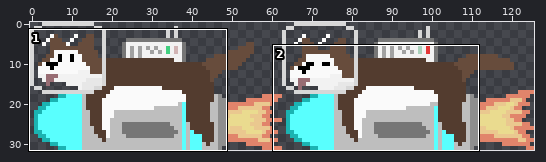
Two versions of one sprite sheet, assets/target_big2.png. Above: a wide view before the commit, with the close-up outlined.
Close-up. Before the commit:
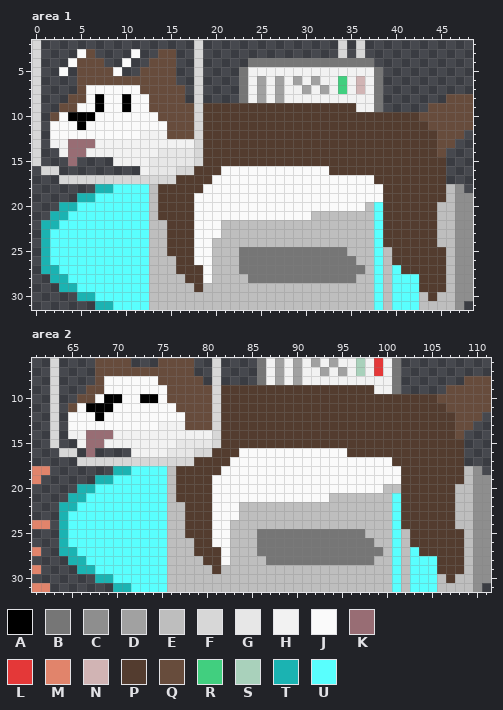
The file is 126x32 pixels. Colours within 5 levels of each other are drawn and written as one. Shown: area 1: x 0..48, y 2..31; area 2: x 61..111, y 6..31.
Palette (. is transparent): A #000000  B #767676  C #8e8e8e  D #a1a1a1  E #bebebe  F #d7d7d7  G #e7e7e7  H #f2f2f2  J #fafafa  K #986d74  L #e43838  M #e1846b  N #d1b4b4  P #533c2f  Q #674c3c  R #41cf7f  S #a9d1bb  T #1bb3b2  U #59fffe
And afterwards:
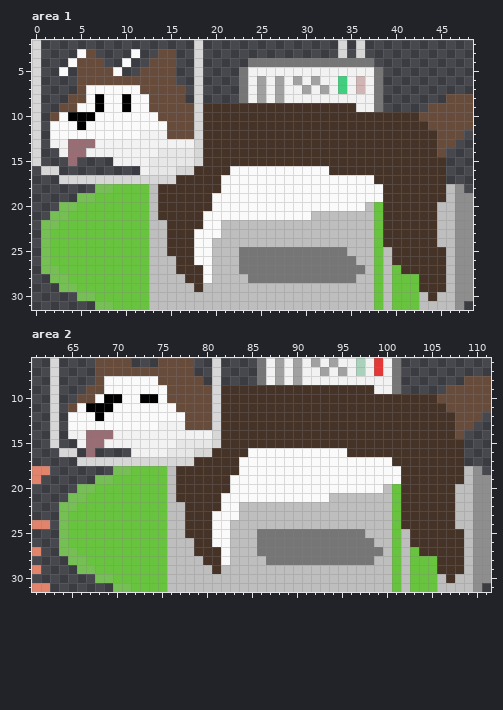
What changed:
colour P: #533c2f -> #463328
colour T: #1bb3b2 -> #75bf54
colour U: #59fffe -> #68c43e
Changed rows in their new state; - is a pixel that keeps its letter.
Area 1:
first column x 18:
16 ---P
17 --P-
18 -PP-
19 PP--
20 PP--
21 P---
22 P---
Area 2:
first column x 81:
16 ---P-----------------
17 --P------------------
18 -PP------------------
19 PP-------------------
20 PP------------------U
21 P--------------------
22 P--------------------
